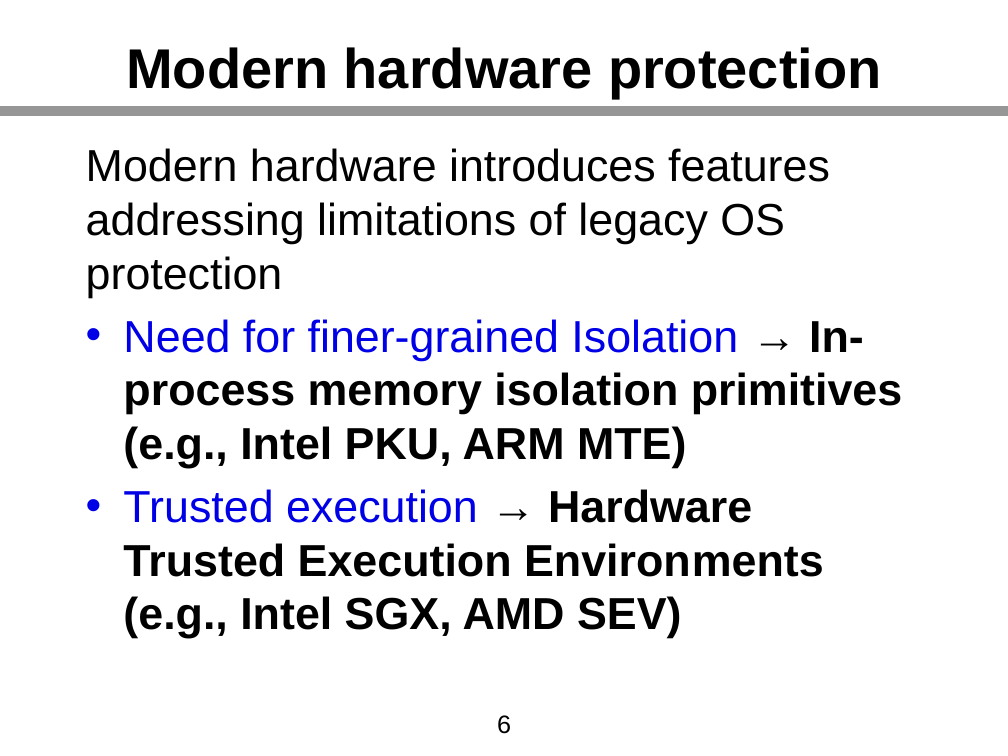
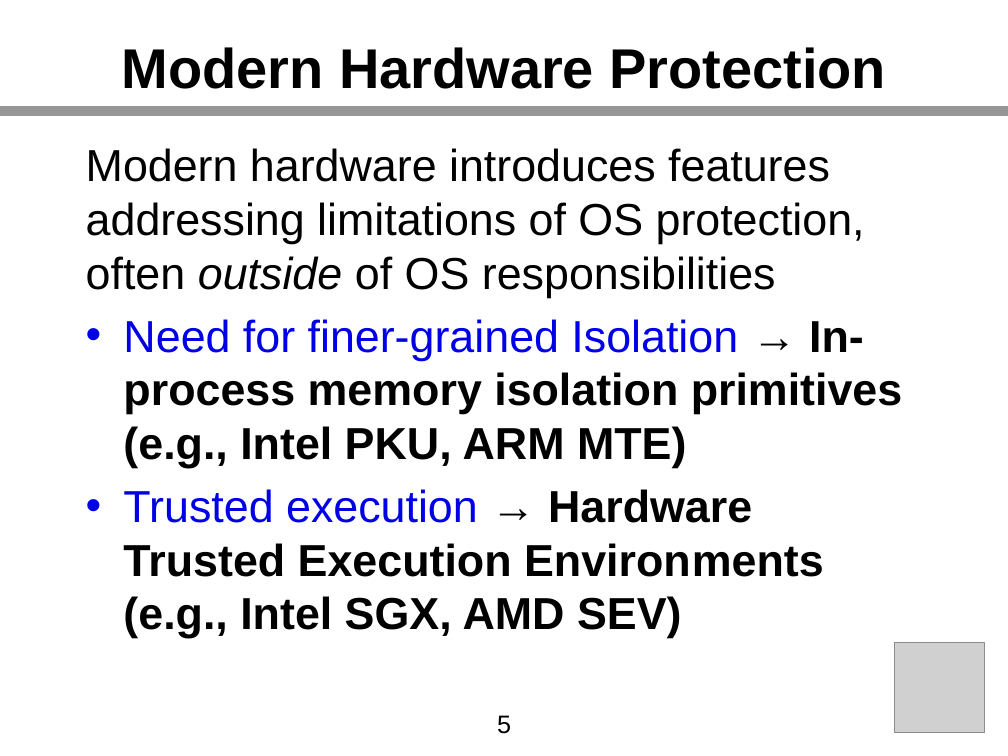
Before and after one commit to kha-dinh/kha-dinh.github.io, a slide deck: slide 5 of assets/pdf/thesis_slides.pptx (slide 6 before the commit). Drawn at 1008x756 pixels with LibreOffice and Linux fonts; fonts in the diff are those of the drawing; grey boxes stand for pictures. Boxes give left, top, right and bottom in pixels: in the first picture for what was removed or moved away, otherwise in the second. Text is boxed around its words. In the diff, an @@ line names an element or a change of style, - is before the commit and + after.

```diff
--- a/assets/pdf/thesis_slides.pptx
+++ b/assets/pdf/thesis_slides.pptx
@@ title at (122, 47, 887, 89): text changed @@
-Modern hardware protection
+Modern Hardware Protection
@@ text at (86, 148, 865, 298): text changed @@
-Modern hardware introduces features addressing limitations of legacy OS protection
+Modern hardware introduces features addressing limitations of OS protection, often outside of OS responsibilities
@@ picture added at (895, 643, 985, 733) @@
@@ page number at (497, 715, 511, 734): text changed @@
-6
+5
```
Also in this commit, not shown: 19 other slides changed, 66 slides added, 18 slides removed, 1 other file.
